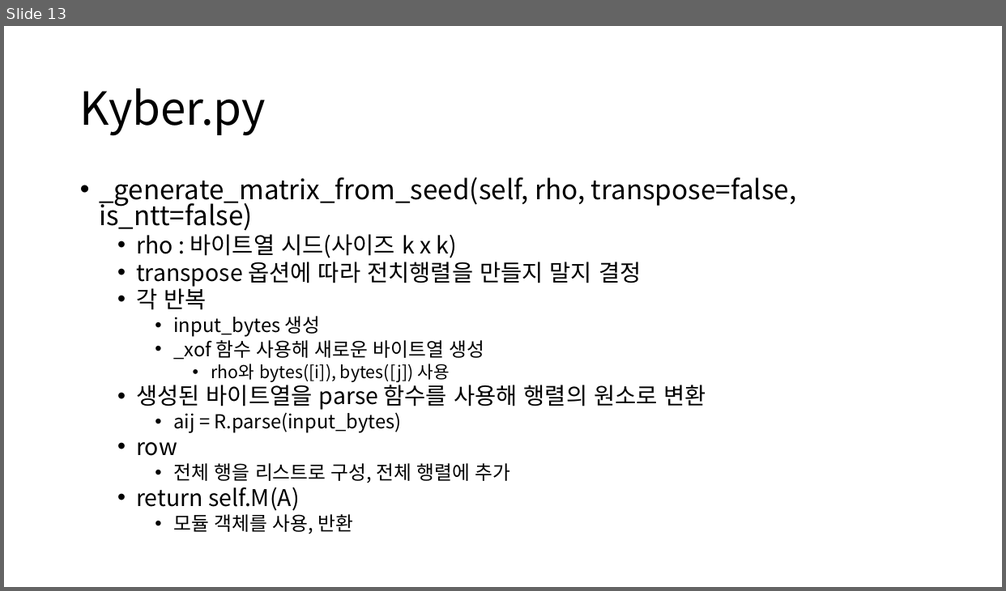
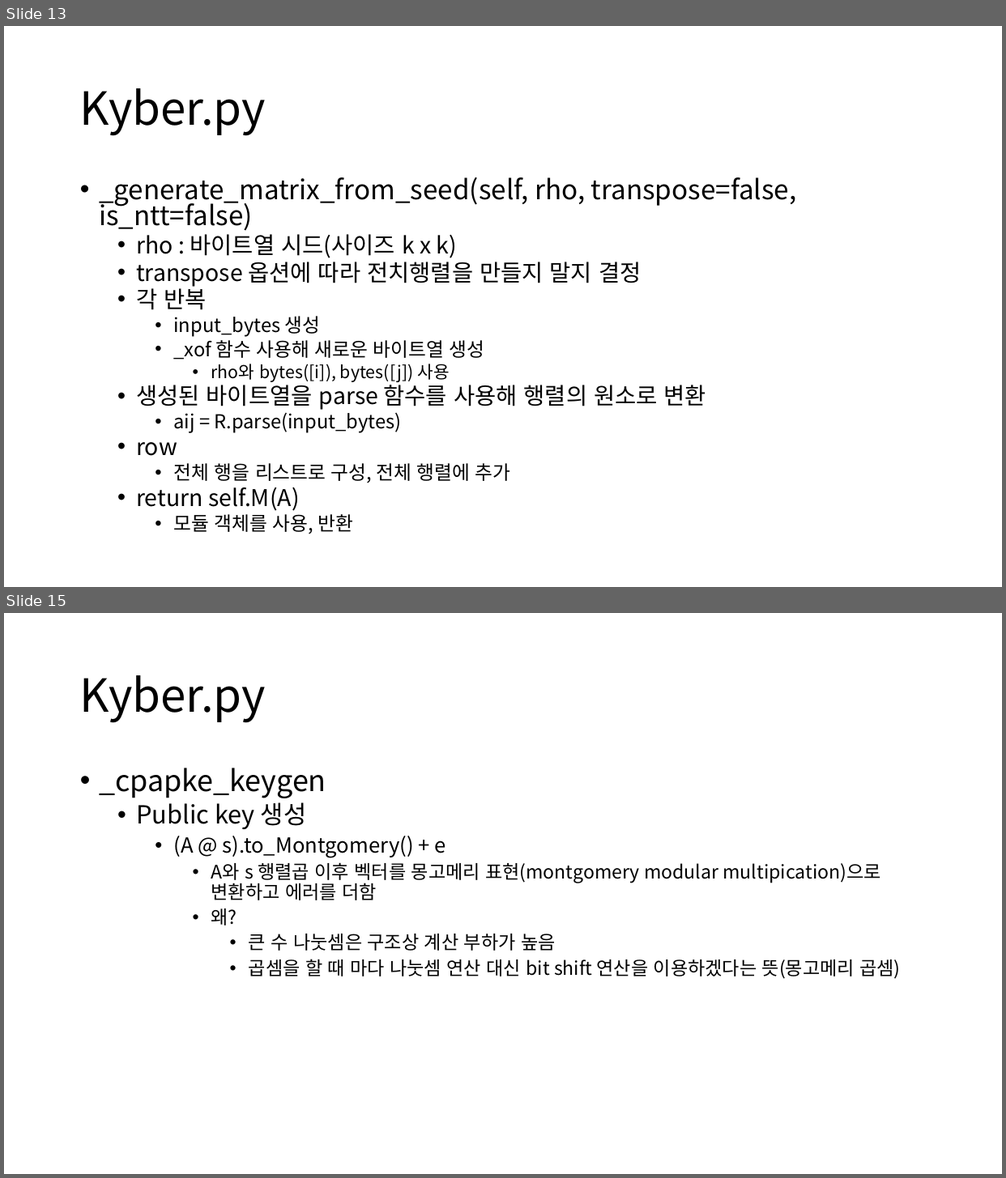
Before and after one commit to Kkumteulyi/2024-CapStone, a slide deck: CRYSTALS-KYBER/KYBER_python_based_file.pptx. Shown one above the other, each under a label of ours: slide 13 before the commit, slides 13 and 15 after it; the slides between them are not shown. The pictures are 1006x591 and 1006x1178 pixels, drawn with LibreOffice and Linux fonts; fonts in the diff are those of the drawing. Boxes give left, top, right and bottom in pixels: in the first picture for what was removed or moved away, otherwise in the second. Text is boxed around its words. In the diff, an @@ line names an element or a change of style, - is before the commit and + after.

```diff
--- a/CRYSTALS-KYBER/KYBER_python_based_file.pptx
+++ b/CRYSTALS-KYBER/KYBER_python_based_file.pptx
@@ slide 15 added at [4,613,1002,1174], background #FFFFFF @@
@@ title added at [80,675,266,723], 44 pt, text #000000 @@
+Kyber.py
@@ text added at [99,768,900,979], 18 pt, text #000000 @@
+• _cpapke_keygen
+  • Public key 생성
+    • (A @ s).to_Montgomery() + e
+      • A와 s 행렬곱 이후 벡터를 몽고메리 표현(montgomery modular multipication)으로 변환하고 에러를 더함
+      • 왜?
+        • 큰 수 나눗셈은 구조상 계산 부하가 높음
+        • 곱셈을 할 때 마다 나눗셈 연산 대신 bit shift 연산을 이용하겠다는 뜻(몽고메리 곱셈)
```
Also in this commit, not shown: 1 slide changed.
